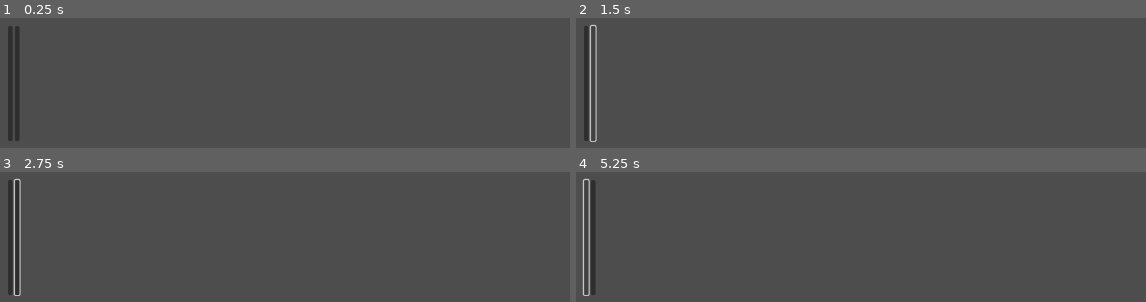
Above: before the commit, frames 1-4 (two rows, left to right).
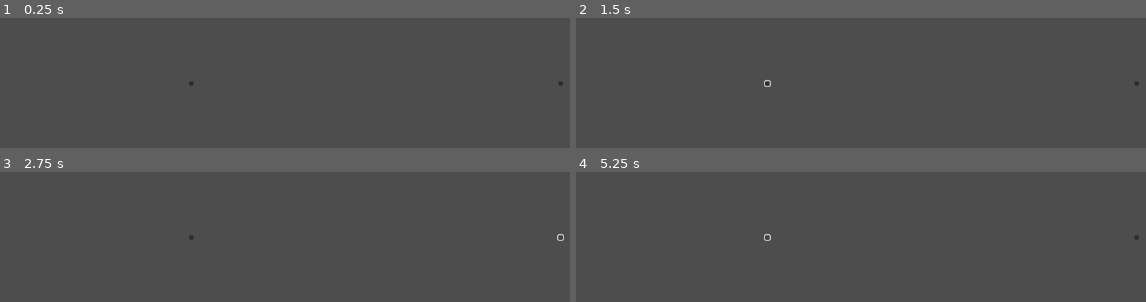
Above: after the commit, the same moments.

Repository: frangcisneros/tower-defense-game
Game: Godot game, scene res://test-scene.tscn
Same seed, same stepped clock (60 frames per second), same inputs: the game is played once before the commit and once after it.
Inputs (mouse positions are in pixels of both pictures, inside the frame that each line leads up to; where the layout moved, square brackets give the same spot in the first picture):
- Up to frame 1 (0.25 s): no input
- Up to frame 2 (1.5 s): click (769, 83) [587, 83] at 0.5 s; click (593, 83) at 1.27 s
- Up to frame 3 (2.75 s): click (558, 237) at 2.02 s
- Up to frame 4 (5.25 s): click (769, 237) [587, 237] at 2.75 s; click (593, 237) at 3.52 s; click (1134, 237) at 4.27 s; click (769, 237) [587, 237] at 5 s

The runs differ from the first frame. In frame 1, 1.3% of the frame differs, in the area x 1-99%, y 6-95%; in frame 2, 1.3%; in frame 3, 1.8%, in the area x 1-99%, y 5-96%; in frame 4, 1.2%.

Commit message:
configuracion de botones para que obtengan las torres a las que corresponden, igual no funciona como quiero

Diff:
--- a/ui/buttons/tower-button.tscn
+++ b/ui/buttons/tower-button.tscn
@@ -1,5 +1,11 @@
-[gd_scene format=3 uid="uid://osmbt0oqmfyd"]
+[gd_scene load_steps=2 format=3 uid="uid://osmbt0oqmfyd"]
+
+[ext_resource type="Script" path="res://ui/buttons/tower_button.gd" id="1_67oi0"]
 
 [node name="tower-button" type="Button"]
-offset_right = 100.0
-offset_bottom = 100.0
+offset_right = 64.0
+offset_bottom = 31.0
+scale = Vector2(0.996581, 1)
+size_flags_horizontal = 6
+size_flags_vertical = 6
+script = ExtResource("1_67oi0")
--- /dev/null
+++ b/ui/buttons/tower_button.gd
@@ -0,0 +1,9 @@
+extends Button
+
+@onready var avaiableButtons = get_parent().get_parent().avaiableButtons
+
+func _ready() -> void:
+	pass
+
+func _process(delta: float) -> void:
+	pass
--- a/ui/lvl_ui.gd
+++ b/ui/lvl_ui.gd
@@ -4,15 +4,20 @@
 @onready var towerButton = preload("res://ui/buttons/tower-button.tscn")
 @onready var hTowerContainer = $"h-tower-container"
 var avaiableTowers : Array
+@export var avaiableButtons: Dictionary = {}
+var count = 0
 
 func _ready() -> void:
 	avaiableTowers = get_towers(lvlScene)
+	# funcion para obtener un diccionario con los nombres de los botones, capaz no me hace falta la funcion get_towers
+	# voy a configurar para que cada boton obtenga a que torre corresponda pero dentro del objeto boton
+	# no pude hacer una funcion no se muy bien por que, por ahora lo dejo asi
 	for tower in avaiableTowers:
 		var tempTower = towerButton.instantiate()
 		hTowerContainer.add_child(tempTower)
+		avaiableButtons[hTowerContainer.get_child(count)] = avaiableTowers[count]
+		count += 1
 
-
-# Called every frame. 'delta' is the elapsed time since the previous frame.
 func _process(_delta: float) -> void:
 	pass
 
